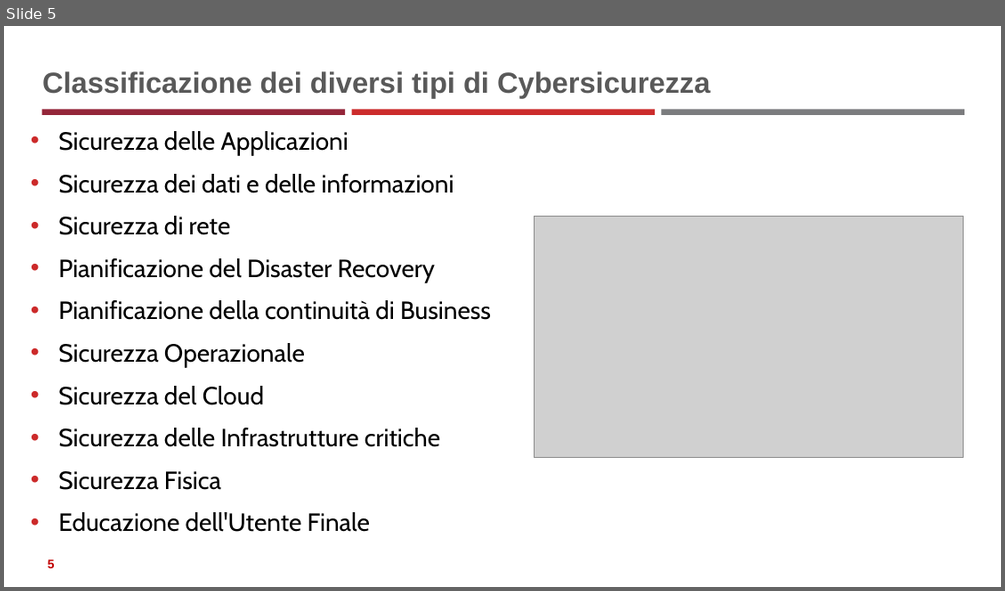
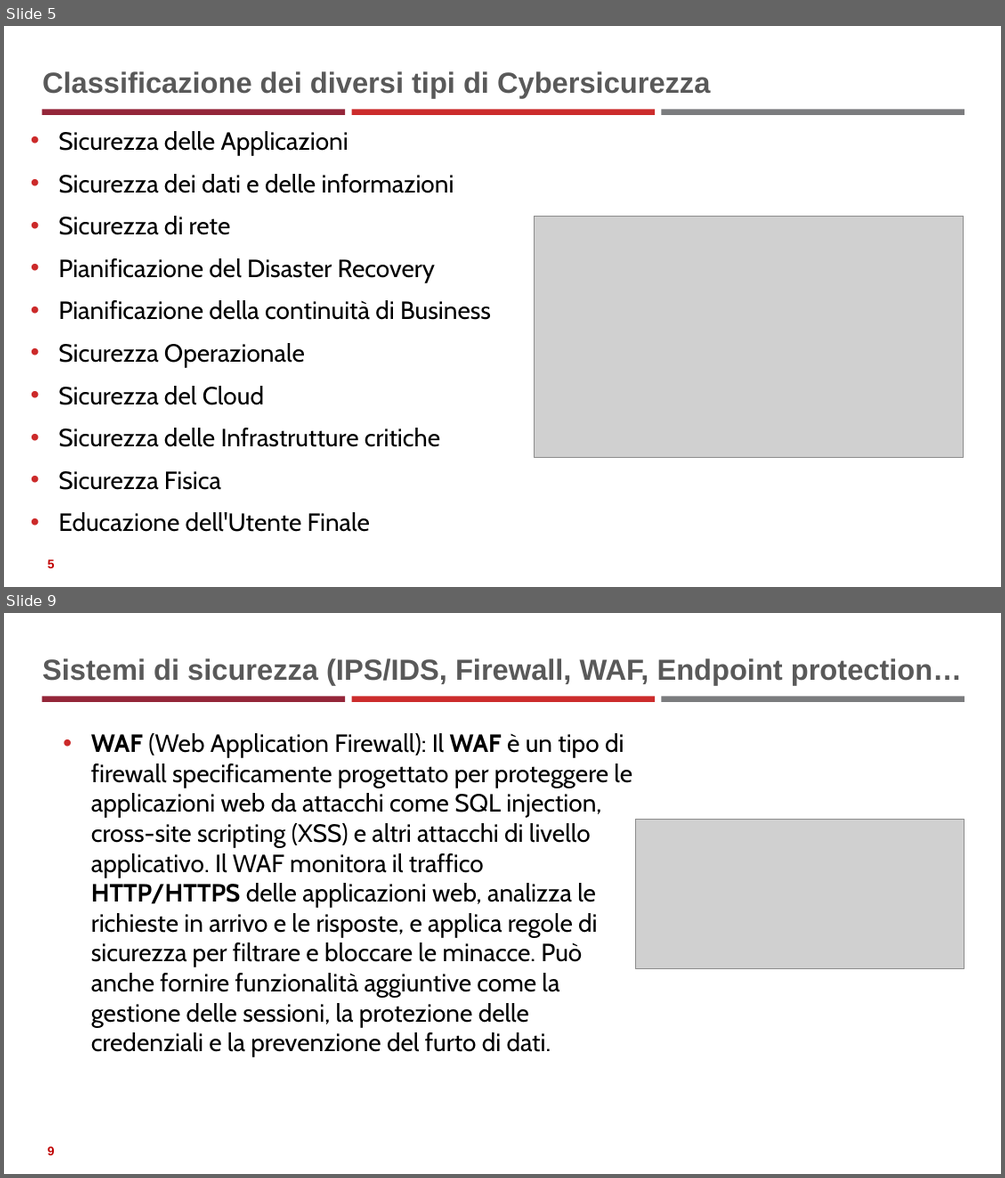
Before and after one commit to neural1977/data_science_interview_material, a slide deck: Cybersecurity/Fondamenti_di_Cybersicurezza.pptx. Shown one above the other, each under a label of ours: slide 5 before the commit, slides 5 and 9 after it; the slides between them are not shown. The pictures are 1005x591 and 1005x1178 pixels, drawn with LibreOffice and Linux fonts; fonts in the diff are those of the drawing; grey boxes stand for pictures. Boxes give left, top, right and bottom in pixels: in the first picture for what was removed or moved away, otherwise in the second. Text is boxed around its words. In the diff, an @@ line names an element or a change of style, - is before the commit and + after.

```diff
--- a/Cybersecurity/Fondamenti_di_Cybersicurezza.pptx
+++ b/Cybersecurity/Fondamenti_di_Cybersicurezza.pptx
@@ slide 9 added at (4, 613, 1001, 1174), background #FFFFFF; not listed: 3 template elements that a slide beside it also shows @@
@@ title added at (42, 658, 962, 684), 28 pt, text #595959, bold @@
+Sistemi di sicurezza (IPS/IDS, Firewall, WAF, Endpoint protection…
@@ text added at (91, 733, 632, 1057), 24 pt, text #000000 @@
+• WAF (Web Application Firewall): Il WAF è un tipo di firewall specificamente progettato per proteggere le applicazioni web da attacchi come SQL injection, cross-site scripting (XSS) e altri attacchi di livello applicativo. Il WAF monitora il traffico HTTP/HTTPS delle applicazioni web, analizza le richieste in arrivo e le risposte, e applica regole di sicurezza per filtrare e bloccare le minacce. Può anche fornire funzionalità aggiuntive come la gestione delle sessioni, la protezione delle credenziali e la prevenzione del furto di dati.
@@ picture added at (636, 819, 964, 969) @@
@@ page number added at (48, 1146, 55, 1155), 12 pt, text #C00000, bold @@
+9
```
Also in this commit, not shown: 20 other slides added, 34 other files.
